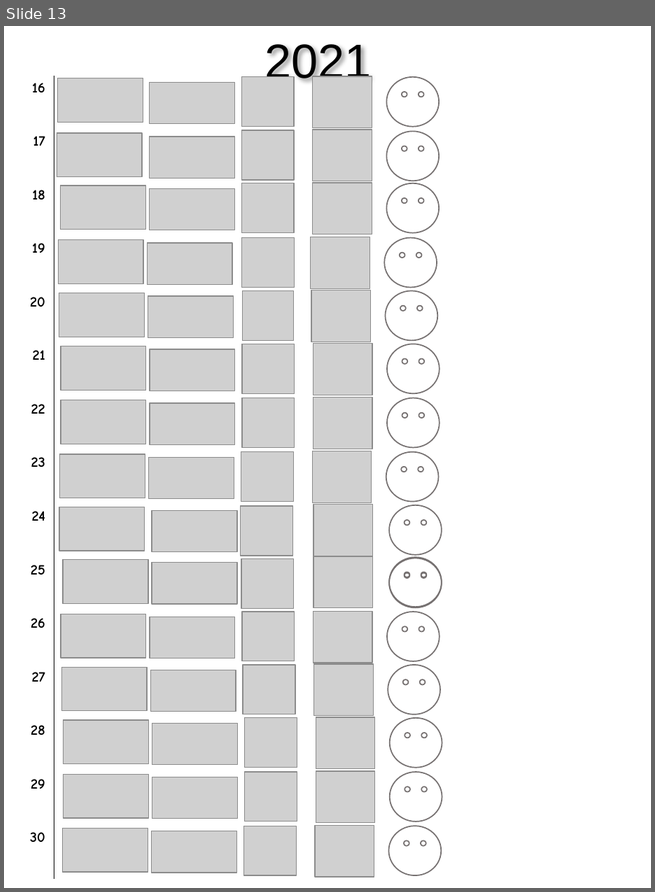
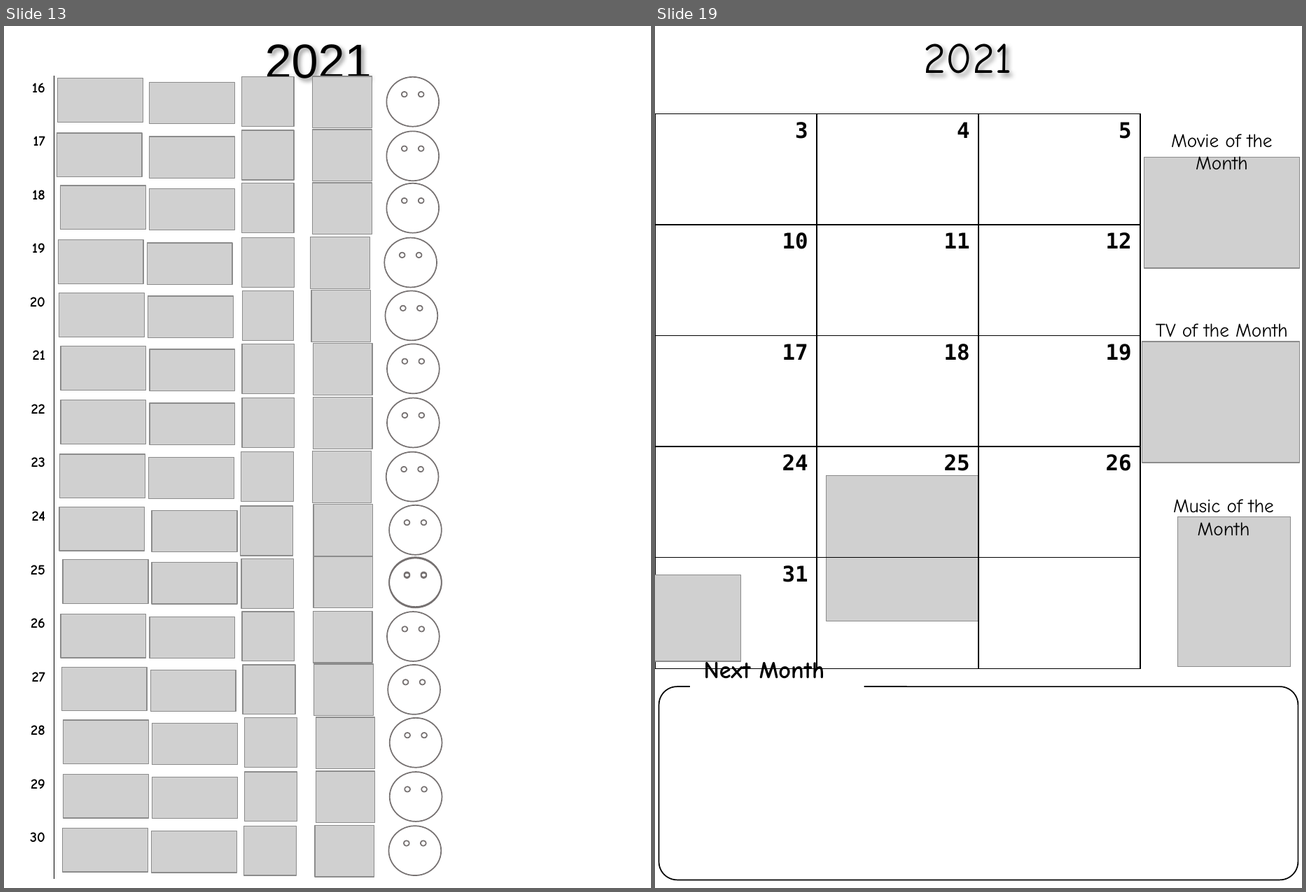
Before and after one commit to cds70409/cds70409.github.io, a slide deck: bujo_printouts.pptx. Shown side by side, each under a label of ours: slide 13 before the commit, slides 13 and 19 after it; the slides between them are not shown. The pictures are 655x892 and 1306x892 pixels, drawn with LibreOffice and Linux fonts; fonts in the diff are those of the drawing; grey boxes stand for pictures. Boxes give left, top, right and bottom in pixels: in the first picture for what was removed or moved away, otherwise in the second. Text is boxed around its words. In the diff, an @@ line names an element or a change of style, - is before the commit and + after.

```diff
--- a/bujo_printouts.pptx
+++ b/bujo_printouts.pptx
@@ slide 19 added at <box>655,26,1302,888</box>, background #FFFFFF @@
@@ text added at <box>923,44,1011,76</box>, 36 pt, text #000000 @@
+2021
@@ table added at <box>655,114,1141,669</box>, 5 rows, 3 columns @@
+3 | 4 | 5
+10 | 11 | 12
+17 | 18 | 19
+24 | 25 | 26
+31 |  | 
@@ text added at <box>1171,134,1272,170</box>, 16 pt, text #000000 @@
+Movie of the Month
@@ picture added at <box>1144,157,1299,267</box> @@
@@ text added at <box>1155,324,1288,343</box>, 16 pt, text #000000 @@
+TV of the Month
@@ picture added at <box>1142,342,1299,462</box> @@
@@ picture added at <box>827,475,978,621</box> @@
@@ text added at <box>1173,499,1274,536</box>, 16 pt, text #000000 @@
+Music of the Month
@@ picture added at <box>1178,517,1291,666</box> @@
@@ picture added at <box>655,576,740,662</box> @@
@@ text added at <box>704,658,824,679</box>, 20 pt, text #000000, bold @@
+Next Month
@@ rounded rectangle added at <box>659,687,1298,880</box>, outline #000000 1 pt @@
```
Also in this commit, not shown: 5 other slides added.
